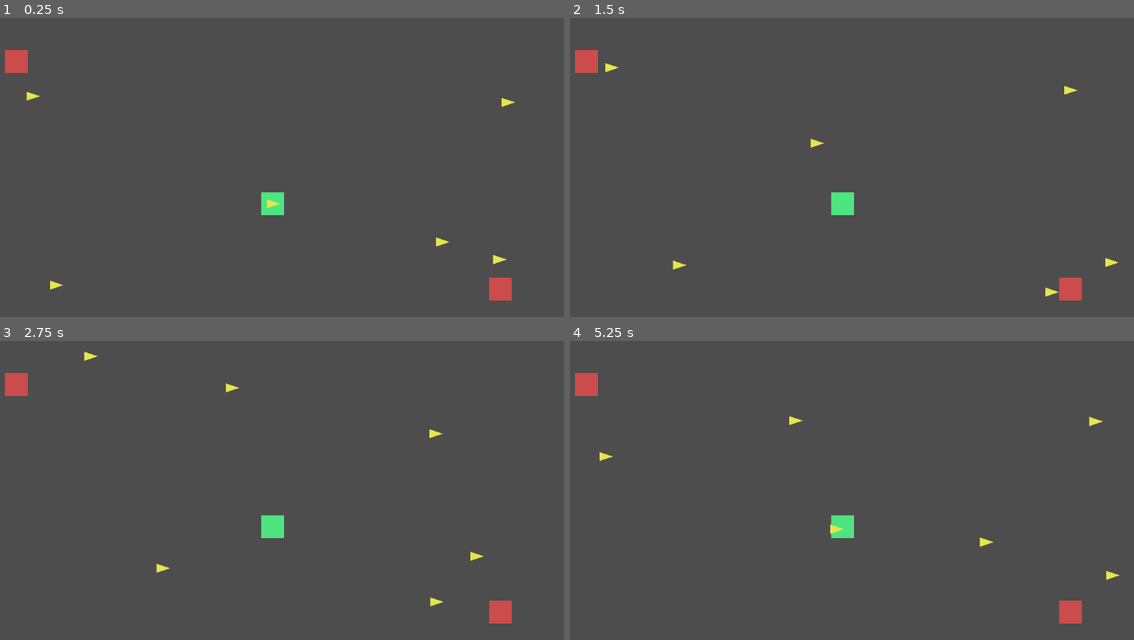
Above: before the commit, frames 1-4 (two rows, left to right).
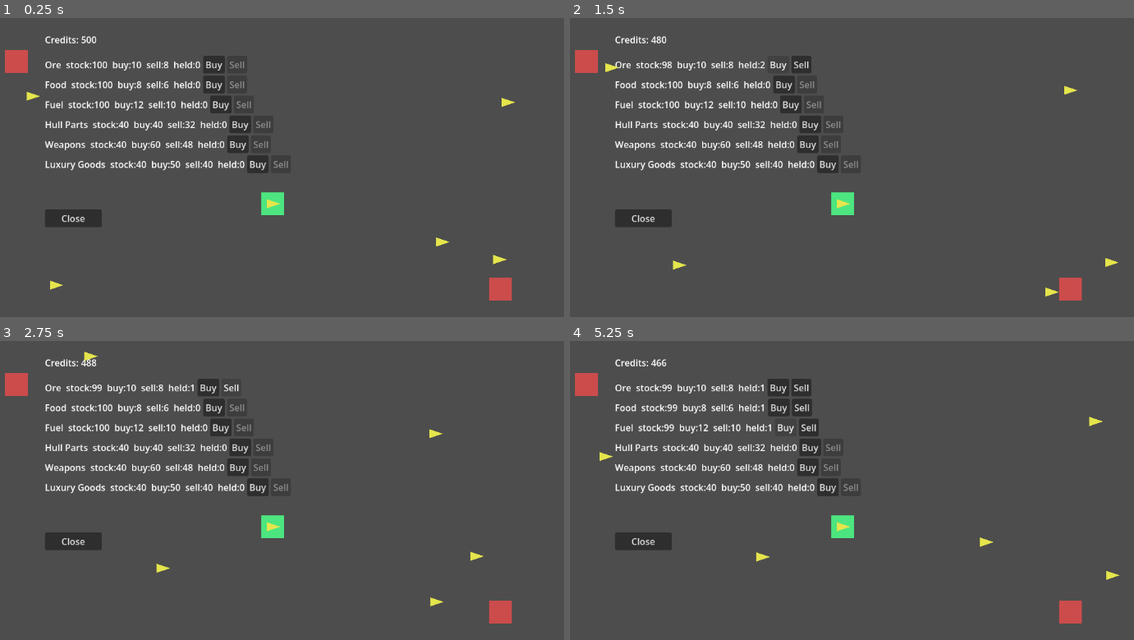
Above: after the commit, the same moments.

Repository: darthlemi/SpaceGame
Game: Godot game, scene res://scenes/campaign/campaign_scene.tscn
Two runs of this game, one before a commit and one after it. Both use one fixed random seed, a clock stepped at 60 frames per second and the inputs below.
Inputs (mouse positions are in pixels of both pictures, inside the frame that each line leads up to):
- Up to frame 1 (0.25 s): no input
- Up to frame 2 (1.5 s): click (784, 65) at 0.5 s, where only the run after the commit has a clickable "Buy"; click (778, 65) at 1.25 s, where only the run after the commit has a clickable "Buy"
- Up to frame 3 (2.75 s): click (231, 388) at 2 s, where only the run after the commit has a clickable "Sell"
- Up to frame 4 (5.25 s): click (784, 406) at 2.75 s, where only the run after the commit has a clickable "Buy"; click (778, 406) at 3.5 s, where only the run after the commit has a clickable "Buy"; click (801, 406) at 4.25 s, where only the run after the commit has a clickable "Sell"; click (789, 427) at 5 s, where only the run after the commit has a clickable "Buy"

The runs differ from the first frame. In frame 1, 4.2% of the frame differs, in the area x 8-52%, y 6-70%; in frame 2, 4.2%; in frame 3, 4.2%; in frame 4, 4.6%, in the area x 8-52%, y 6-74%.

Commit message:
Open/close TradePanel when the player docks at HomeBase or a FactionBase

Diff:
--- a/scenes/campaign/campaign_scene.tscn
+++ b/scenes/campaign/campaign_scene.tscn
@@ -1,6 +1,7 @@
-[gd_scene load_steps=2 format=3]
+[gd_scene load_steps=3 format=3]
 
 [ext_resource type="Script" path="res://scripts/campaign/campaign_scene.gd" id="1"]
+[ext_resource type="PackedScene" path="res://scenes/campaign/trade_panel.tscn" id="2"]
 
 [node name="CampaignScene" type="Node2D"]
 script = ExtResource("1")
@@ -30,3 +31,5 @@
 offset_right = 300.0
 offset_bottom = 70.0
 text = "Disengage"
+
+[node name="TradePanel" type="Control" parent="." instance=ExtResource("2")]
--- a/scripts/campaign/campaign_scene.gd
+++ b/scripts/campaign/campaign_scene.gd
@@ -11,6 +11,7 @@
 var enemy_icons: Array[CampaignFleetIcon] = []
 
 @onready var engage_prompt: Control = $EngagePrompt
+@onready var trade_panel: TradePanel = $TradePanel
 
 var _pending_enemy_icon: CampaignFleetIcon
 
@@ -144,6 +145,15 @@
 			return power_faction.reputation < CampaignState.HOSTILE_REPUTATION_THRESHOLD
 	return false
 
+func _economy_for_base(area: Area2D) -> BaseEconomy:
+	if area is HomeBase:
+		return CampaignState.home_base_economy
+	if area is FactionBase:
+		for faction in CampaignState.factions:
+			if faction.faction_enum == area.faction_enum:
+				return faction.economy
+	return null
+
 func _spawn_icon(fleet: CampaignFleet, behavior: CampaignFleetIcon.BehaviorType) -> CampaignFleetIcon:
 	var icon: CampaignFleetIcon = CampaignFleetIconScene.instantiate()
 	icon.behavior_type = behavior
@@ -155,10 +165,16 @@
 	if area is CampaignFleetIcon and area != player_icon and not engage_prompt.visible:
 		_pending_enemy_icon = area
 		engage_prompt.visible = true
+	elif area is HomeBase or area is FactionBase:
+		var economy := _economy_for_base(area)
+		if economy != null:
+			trade_panel.open_for(economy, CampaignState.player_fleet)
 
 func _on_player_area_exited(area: Area2D) -> void:
 	if area == _pending_enemy_icon:
 		_pending_enemy_icon = null
+	elif area is HomeBase or area is FactionBase:
+		trade_panel.close()
 
 func _on_enemy_area_entered(other: Area2D, icon: CampaignFleetIcon) -> void:
 	if other is CampaignFleetIcon and other != icon and other != player_icon:
--- a/tests/run_tests.gd
+++ b/tests/run_tests.gd
@@ -89,6 +89,12 @@
 		print("FAIL [%s]: %s" % [campaign_economy_bootstrap_test.resource_path, f])
 	total_failures += campaign_economy_bootstrap_failures.size()
 
+	var campaign_scene_trading_test = load("res://tests/test_campaign_scene_trading.gd")
+	var campaign_scene_trading_failures: Array[String] = await campaign_scene_trading_test.run_async(self)
+	for f in campaign_scene_trading_failures:
+		print("FAIL [%s]: %s" % [campaign_scene_trading_test.resource_path, f])
+	total_failures += campaign_scene_trading_failures.size()
+
 	var campaign_fleet_icon_test = preload("res://tests/test_campaign_fleet_icon.gd")
 	var campaign_fleet_icon_failures: Array[String] = await campaign_fleet_icon_test.run_async(self)
 	for f in campaign_fleet_icon_failures:
--- /dev/null
+++ b/tests/test_campaign_scene_trading.gd
@@ -0,0 +1,63 @@
+extends RefCounted
+
+const CampaignSceneScene = preload("res://scenes/campaign/campaign_scene.tscn")
+
+static func run_async(tree: SceneTree) -> Array[String]:
+	var failures: Array[String] = []
+	var campaign_state = tree.root.get_node("/root/CampaignState")
+	campaign_state.reset()
+
+	var scene: Node2D = CampaignSceneScene.instantiate()
+	tree.root.add_child(scene)
+	await tree.process_frame
+
+	var trade_panel: TradePanel = scene.get_node("TradePanel")
+	if trade_panel.visible:
+		failures.append("expected TradePanel hidden before the player docks anywhere")
+
+	# HomeBase sits at CampaignScene.HOME_BASE_POSITION; the player icon
+	# starts there too, but area_entered only fires on a fresh overlap
+	# transition, so move away first and then back onto it.
+	scene.player_icon.global_position = Vector2(-5000, -5000)
+	for i in 3:
+		await tree.physics_frame
+	scene.player_icon.global_position = scene.HOME_BASE_POSITION
+	for i in 5:
+		await tree.physics_frame
+
+	if not trade_panel.visible:
+		failures.append("expected TradePanel visible after docking at HomeBase")
+
+	scene.player_icon.global_position = Vector2(-5000, -5000)
+	for i in 5:
+		await tree.physics_frame
+
+	if trade_panel.visible:
+		failures.append("expected TradePanel hidden after leaving HomeBase")
+
+	# Dock at a faction base and confirm the panel opens with that
+	# faction's own economy (not HomeBase's).
+	var faction_base: FactionBase = null
+	for child in scene.get_children():
+		if child is FactionBase:
+			faction_base = child
+			break
+	if faction_base == null:
+		failures.append("expected at least one FactionBase spawned by bootstrap")
+	else:
+		scene.player_icon.global_position = faction_base.global_position
+		for i in 5:
+			await tree.physics_frame
+		if not trade_panel.visible:
+			failures.append("expected TradePanel visible after docking at a FactionBase")
+		else:
+			var expected_economy: BaseEconomy = null
+			for faction in campaign_state.factions:
+				if faction.faction_enum == faction_base.faction_enum:
+					expected_economy = faction.economy
+			if trade_panel._docked_base_economy != expected_economy:
+				failures.append("expected TradePanel to open with the docked FactionBase's own economy")
+
+	campaign_state.reset()
+	scene.queue_free()
+	return failures
